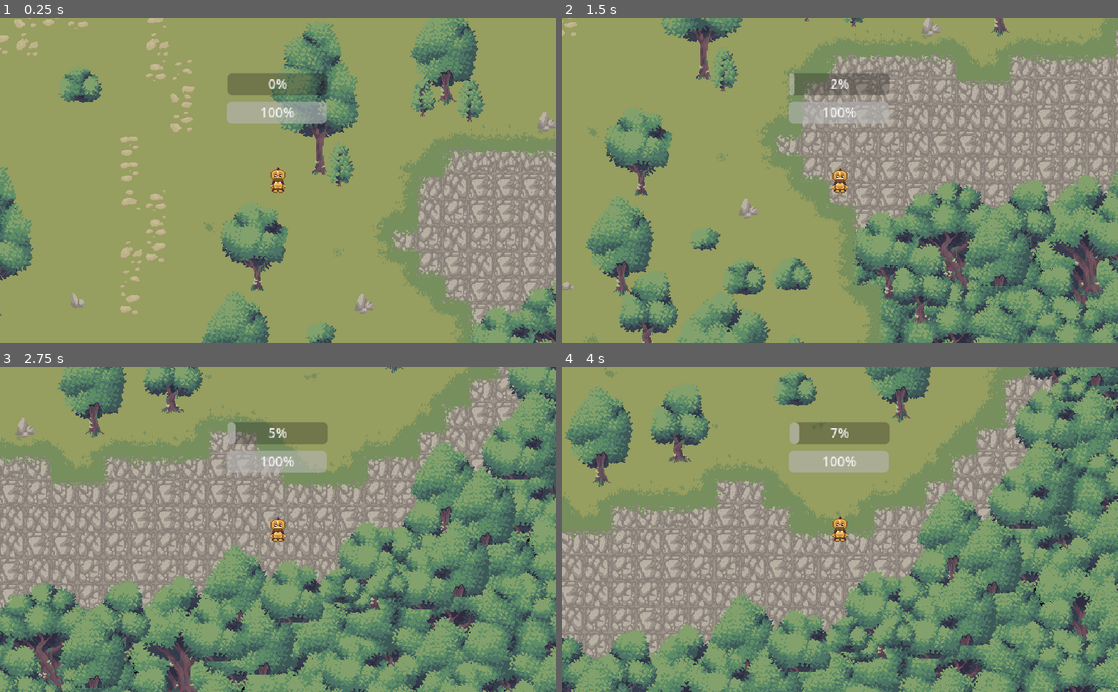
Above: before the commit, frames 1-4 (two rows, left to right).
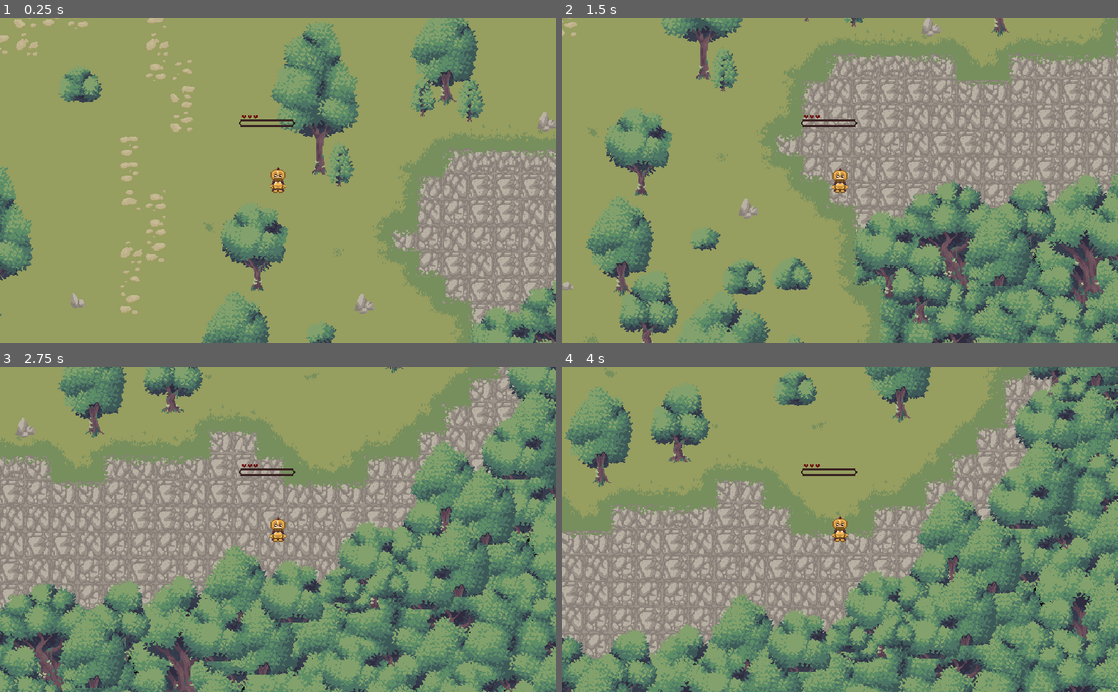
Above: after the commit, the same moments.

Repository: Valentino-02/GMTK-JamGame
Game: Godot game, scene res://src/mainGame/MainGame.tscn
Same seed, same stepped clock (60 frames per second), same inputs: the game is played once before the commit and once after it. This scene is started directly instead of the project's main scene. The engine's default icon, where the game draws it, is replaced by a stand-in: a white triangle on a blue panel in a dark square. Sound files missing from this copy of the repository are replaced by a short silence.
Inputs (mouse positions are in pixels of both pictures, inside the frame that each line leads up to):
- Up to frame 1 (0.25 s): no input
- Up to frame 2 (1.5 s): tap Enter at 0.5 s; move the mouse to (962, 164) at 0.52 s; tap I at 0.6 s; click (962, 164) at 0.67 s; drag from (728, 196) to (812, 245) at 1.27 s
- Up to frame 3 (2.75 s): move the mouse to (333, 458) at 2.02 s; tap I at 2.1 s; click (333, 458) at 2.17 s
- Up to frame 4 (4 s): drag from (812, 594) to (673, 480) at 2.77 s; tap Space at 3.5 s; move the mouse to (1006, 578) at 3.52 s; tap I at 3.6 s; click (1006, 578) at 3.67 s

The runs differ from the first frame. In frame 1, 2.3% of the frame differs, in the area x 40-59%, y 17-34%; in frame 2, 2.2%; in frame 3, 2.3%; in frame 4, 2.4%.
Error before the commit: Invalid access to property or key 'nextMonolog' on a base object of type 'Nil'. (res://src/UI/Monolog.gd:18)
Error after the commit: Trying to assign value of type 'TextureProgressBar' to a variable of type 'ProgressBar'. (res://src/mainGame/entities/hero/Hero.gd:17)

Commit message:
Added UI textures

Diff:
--- a/src/UI/Monolog.tscn
+++ b/src/UI/Monolog.tscn
@@ -1,7 +1,7 @@
 [gd_scene load_steps=8 format=3 uid="uid://c7lm71kklyqd6"]
 
 [ext_resource type="Script" path="res://src/UI/Monolog.gd" id="1_x7xin"]
-[ext_resource type="Texture2D" uid="uid://c6614d03fi3nc" path="res://icon.svg" id="2_tmufx"]
+[ext_resource type="Texture2D" uid="uid://vffxsrhpkpat" path="res://assets/UI/blunkbutton.png" id="2_fp8d7"]
 [ext_resource type="FontFile" uid="uid://clr2qchtyoxhk" path="res://assets/Pixellari.ttf" id="3_oyocx"]
 [ext_resource type="AudioStream" uid="uid://cn7yxmu7xknnw" path="res://assets/Audio/SFX/Voice1.tres" id="4_ub2b5"]
 
@@ -53,14 +53,18 @@
 
 [node name="TextureRect" type="NinePatchRect" parent="."]
 modulate = Color(1, 1, 1, 0)
-self_modulate = Color(0.105882, 1, 0, 1)
 custom_minimum_size = Vector2(800, 150)
 layout_mode = 0
 offset_left = 122.0
 offset_top = 420.0
 offset_right = 922.0
 offset_bottom = 570.0
-texture = ExtResource("2_tmufx")
+texture = ExtResource("2_fp8d7")
+region_rect = Rect2(0, 0, 82, 24)
+patch_margin_left = 5
+patch_margin_top = 11
+patch_margin_right = 22
+patch_margin_bottom = 5
 
 [node name="Label" type="Label" parent="TextureRect"]
 unique_name_in_owner = true
--- a/src/UI/StatModifier.tscn
+++ b/src/UI/StatModifier.tscn
@@ -1,6 +1,6 @@
 [gd_scene load_steps=10 format=3 uid="uid://cfnroxiipq6gt"]
 
-[ext_resource type="Texture2D" uid="uid://c6614d03fi3nc" path="res://icon.svg" id="1_16xhk"]
+[ext_resource type="Texture2D" uid="uid://vffxsrhpkpat" path="res://assets/UI/blunkbutton.png" id="1_ijn10"]
 [ext_resource type="Script" path="res://src/UI/StatModifier.gd" id="2_84lq8"]
 [ext_resource type="Material" uid="uid://ds5hywdnlufaq" path="res://assets/Particles/ExplosionParticles.tres" id="3_sw1wf"]
 [ext_resource type="AudioStream" uid="uid://bmcn2m2puthnw" path="res://assets/Audio/SFX/ClickMinus.tres" id="4_hx8nb"]
@@ -31,10 +31,14 @@
 image = SubResource("Image_o7j78")
 
 [node name="NinePatchRect" type="NinePatchRect"]
-self_modulate = Color(0.294118, 0.294118, 0.294118, 1)
 offset_right = 202.0
 offset_bottom = 104.0
-texture = ExtResource("1_16xhk")
+texture = ExtResource("1_ijn10")
+region_rect = Rect2(0, 0, 82, 24)
+patch_margin_left = 4
+patch_margin_top = 11
+patch_margin_right = 20
+patch_margin_bottom = 4
 script = ExtResource("2_84lq8")
 
 [node name="BoxContainer" type="BoxContainer" parent="."]
--- a/src/mainGame/entities/hero/Hero.tscn
+++ b/src/mainGame/entities/hero/Hero.tscn
@@ -6,6 +6,8 @@
 [ext_resource type="PackedScene" uid="uid://b5ltrp8a64t2b" path="res://src/mainGame/entities/modules/AttackModule.tscn" id="3_bnwqv"]
 [ext_resource type="Texture2D" uid="uid://cus88rn2hx4a8" path="res://assets/Characters/Protag_DamageTaken.png" id="3_qyyyv"]
 [ext_resource type="Texture2D" uid="uid://djothv4xaon4" path="res://assets/Characters/Protag_Move.png" id="5_epd5n"]
+[ext_resource type="Texture2D" uid="uid://cpy1gy5mvj4m2" path="res://assets/UI/Health-empty.png" id="7_wusxn"]
+[ext_resource type="Texture2D" uid="uid://evad3n7mv0ls" path="res://assets/UI/Health-full.png" id="8_551ay"]
 
 [sub_resource type="AtlasTexture" id="AtlasTexture_68q15"]
 atlas = ExtResource("2_e4o61")
@@ -281,13 +283,15 @@
 
 [node name="SFX" type="AudioStreamPlayer2D" parent="."]
 
-[node name="Lifebar" type="ProgressBar" parent="."]
+[node name="Lifebar" type="TextureProgressBar" parent="."]
 offset_left = -63.0
 offset_top = -97.0
 offset_right = 60.0
 offset_bottom = -70.0
-
-[node name="BloodlustBar" type="ProgressBar" parent="."]
+texture_under = ExtResource("7_wusxn")
+texture_progress = ExtResource("8_551ay")
+
+[node name="BloodlustBar" type="TextureProgressBar" parent="."]
 offset_left = -62.0
 offset_top = -132.0
 offset_right = 61.0
Binary file added: assets/UI/BG-buttons.png
Not shown, added: assets/UI/BG-buttons.png.import
Binary file added: assets/UI/Health-empty.png
Not shown, added: assets/UI/Health-empty.png.import
Binary file added: assets/UI/Health-full.png
Not shown, added: assets/UI/Health-full.png.import
Binary file added: assets/UI/Minus.png
Not shown, added: assets/UI/Minus.png.import
Binary file added: assets/UI/Plus.png
Not shown, added: assets/UI/Plus.png.import
Binary file added: assets/UI/Round.png
Not shown, added: assets/UI/Round.png.import
(and 9 more such lines)
